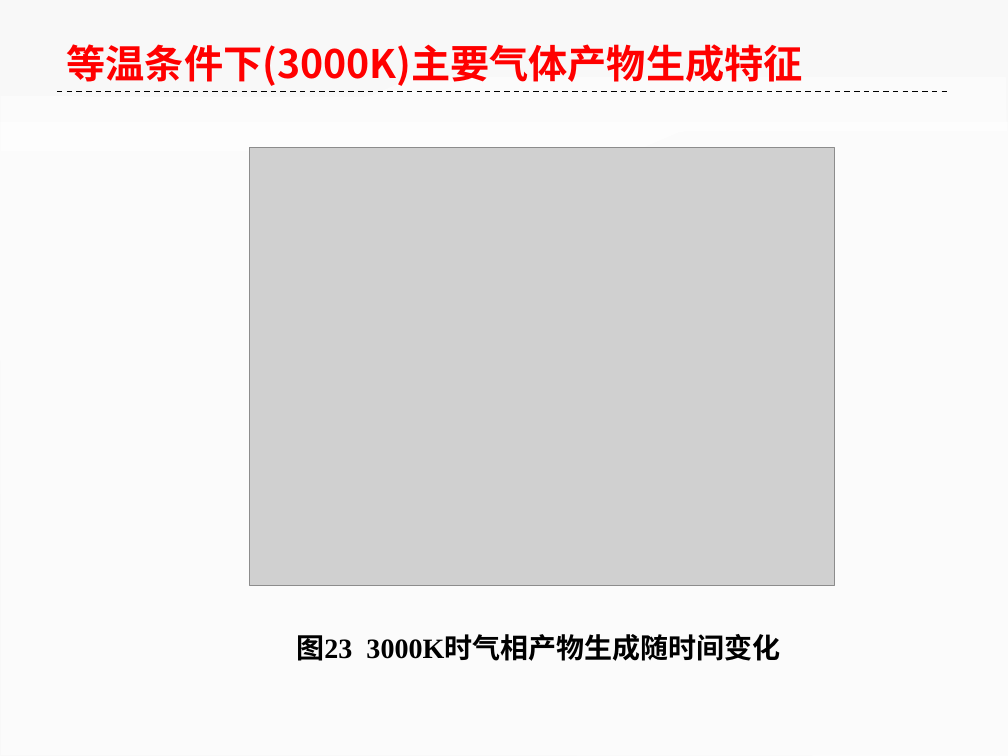
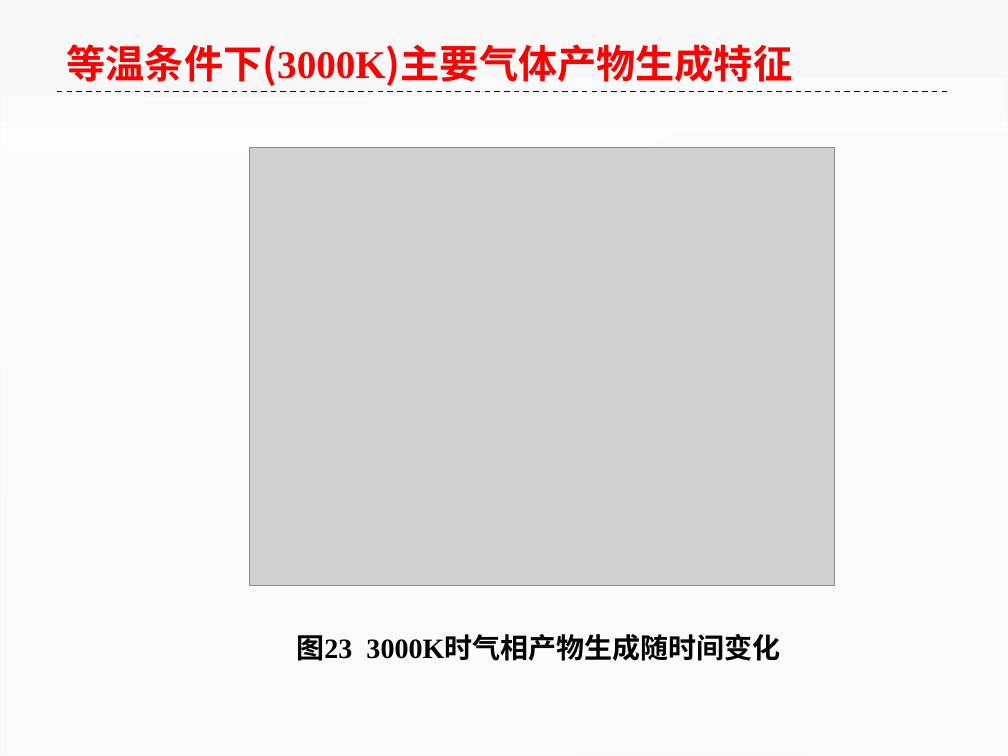
Before and after one commit to ilvcr/GraduationProject, a slide deck: slide 33 of ppt/yoghourtppt.pptx. Drawn at 1008x756 pixels with LibreOffice and Linux fonts; fonts in the diff are those of the drawing; grey boxes stand for pictures. Boxes give left, top, right and bottom in pixels: in the first picture for what was removed or moved away, otherwise in the second. Text is boxed around its words. In the diff, an @@ line names an element or a change of style, - is before the commit and + after.

```diff
--- a/ppt/yoghourtppt.pptx
+++ b/ppt/yoghourtppt.pptx
@@ text "等温条件下(3000K)主要气体产物生成特征" at bbox=[67, 44, 793, 86]: font Noto Sans CJK SC to Times New Roman in "等温条件下(3000K)主要气体产物生成特征" @@
```
Also in this commit, not shown: 14 other slides changed.
